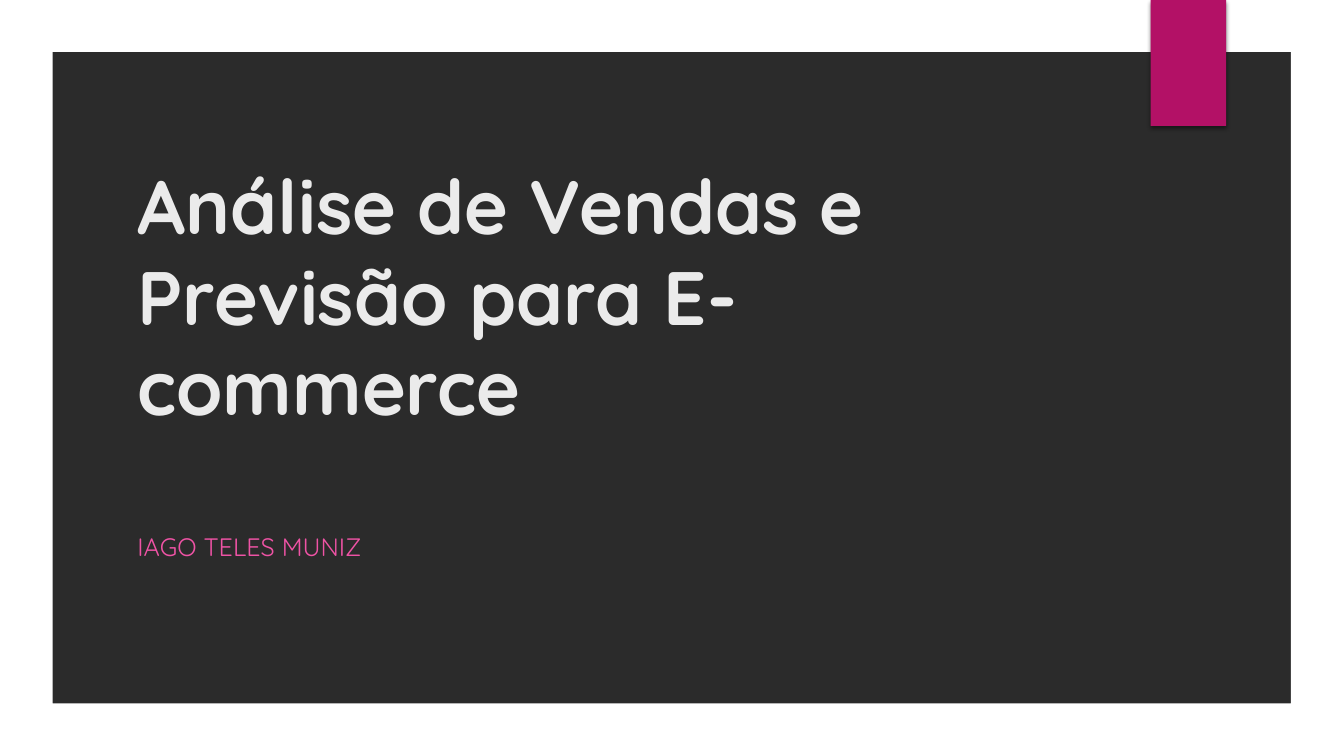
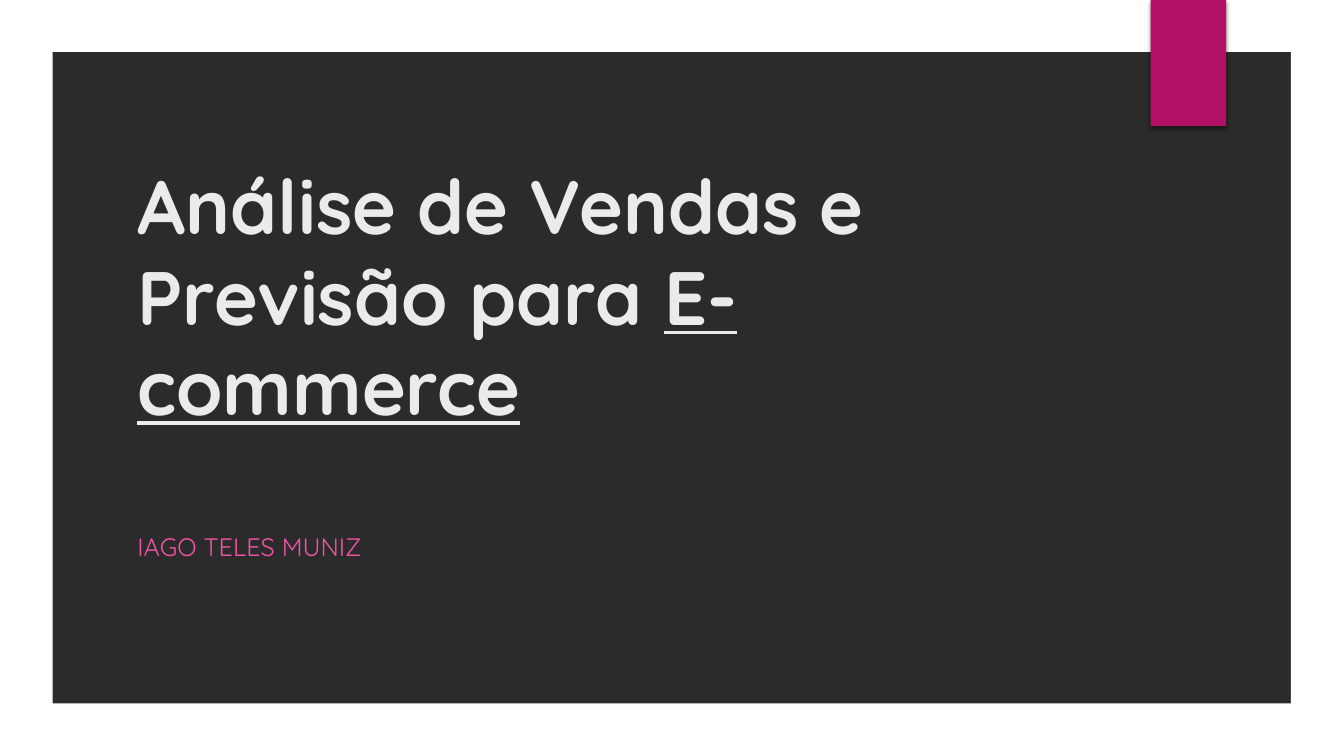
Before and after one commit to iagooteles/projeto_final_infinity, a slide deck: slide 1 of apresentacao_ds_infinity.pptx. Drawn at 1344x756 pixels with LibreOffice and Linux fonts; fonts in the diff are those of the drawing; background and template pictures are left out; a plain dark background stands for a picture behind light text. Boxes give left, top, right and bottom in pixels: in the first picture for what was removed or moved away, otherwise in the second. Text is boxed around its words. In the diff, an @@ line names an element or a change of style, - is before the commit and + after.

```diff
--- a/apresentacao_ds_infinity.pptx
+++ b/apresentacao_ds_infinity.pptx
@@ title "Análise de Vendas e Previsão ..." at [137, 176, 864, 425]: underline on in "E-commerce" @@
```
Also in this commit, not shown: 1 other slide changed, 2 slides added, 1 other file.
